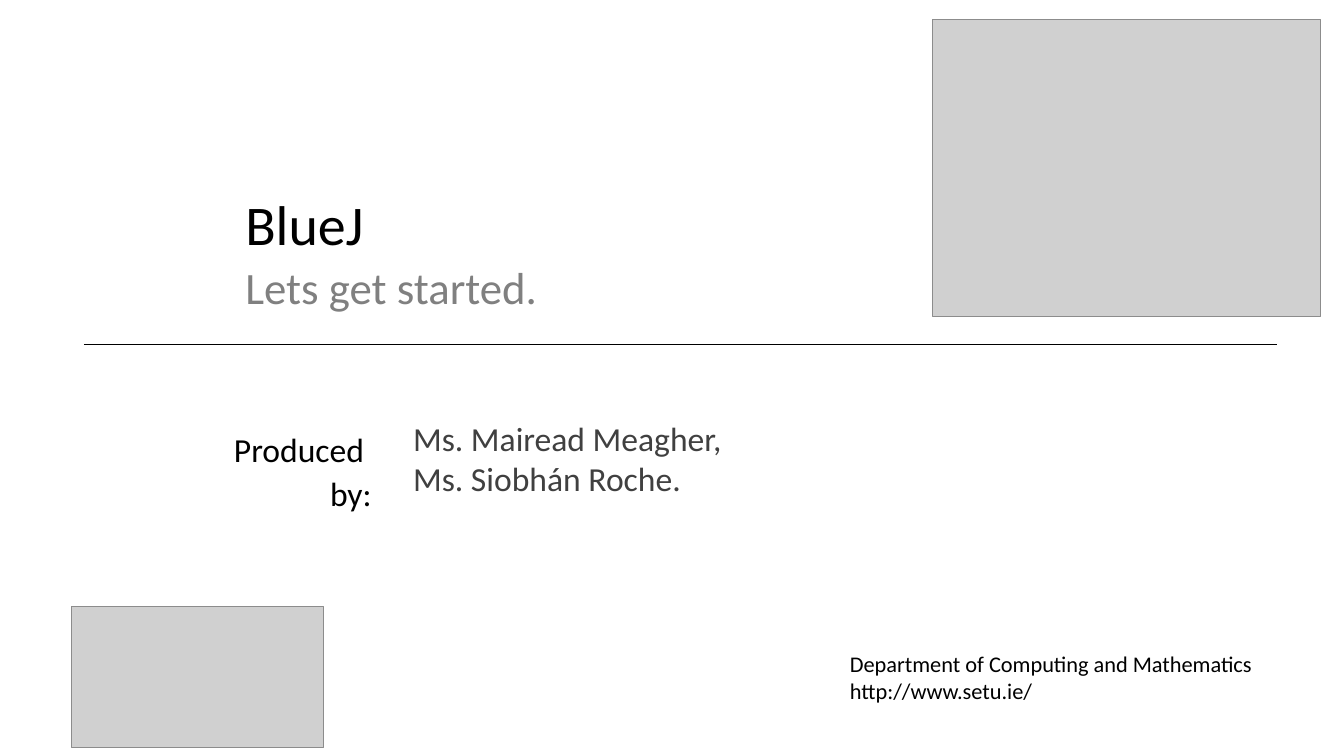
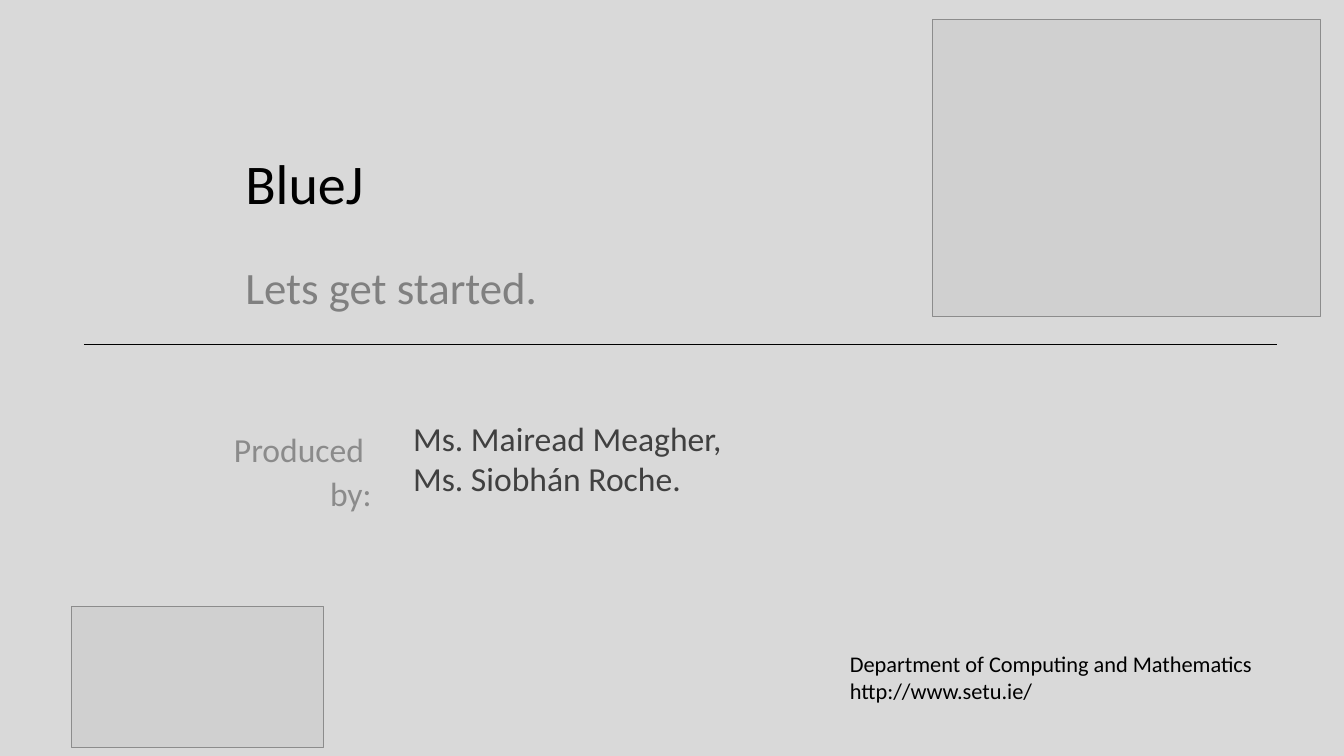
Before and after one commit to Programming-Fundamentals-SETU/prog-fund-1-sept-25, a slide deck: slide 1 of topic01-objects-and-classes/unit-1/talk-1-bluej/getting-started-bluej.pptx. Drawn at 1344x756 pixels with LibreOffice and Linux fonts; fonts in the diff are those of the drawing; grey boxes stand for pictures. Boxes give left, top, right and bottom in pixels: in the first picture for what was removed or moved away, otherwise in the second. Text is boxed around its words. In the diff, an @@ line names an element or a change of style, - is before the commit and + after.

```diff
--- a/topic01-objects-and-classes/unit-1/talk-1-bluej/getting-started-bluej.pptx
+++ b/topic01-objects-and-classes/unit-1/talk-1-bluej/getting-started-bluej.pptx
@@ background #FFFFFF to #D9D9D9 @@
@@ title "BlueJ" at bbox=[245, 165, 363, 205]: line spacing 0.9 to 1; vertical alignment bottom to middle @@
@@ subtitle "Produced" at bbox=[234, 439, 372, 511]: text colour #000000 to #8C8C8C @@
```
Also in this commit, not shown: 17 other slides changed, 13 other files.
